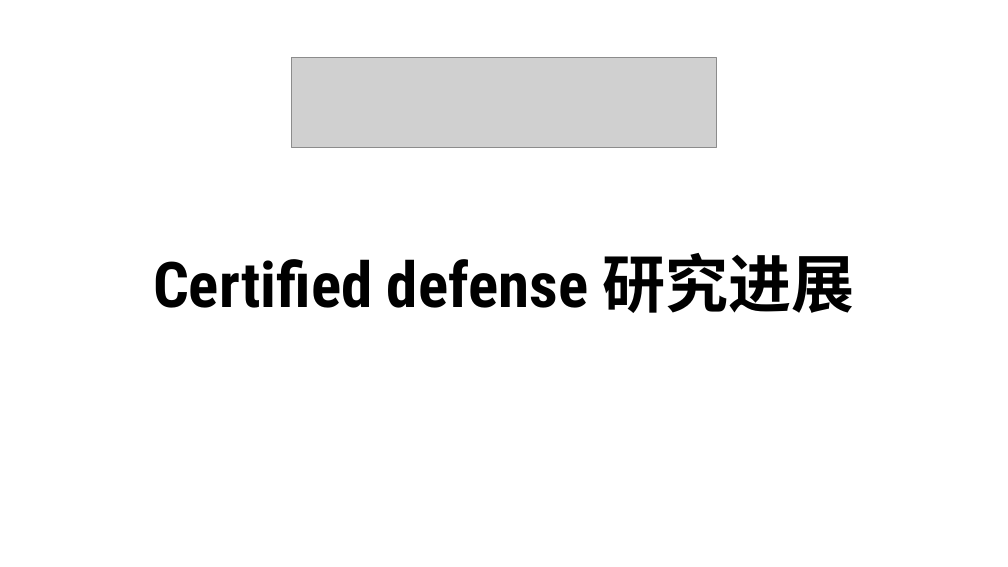
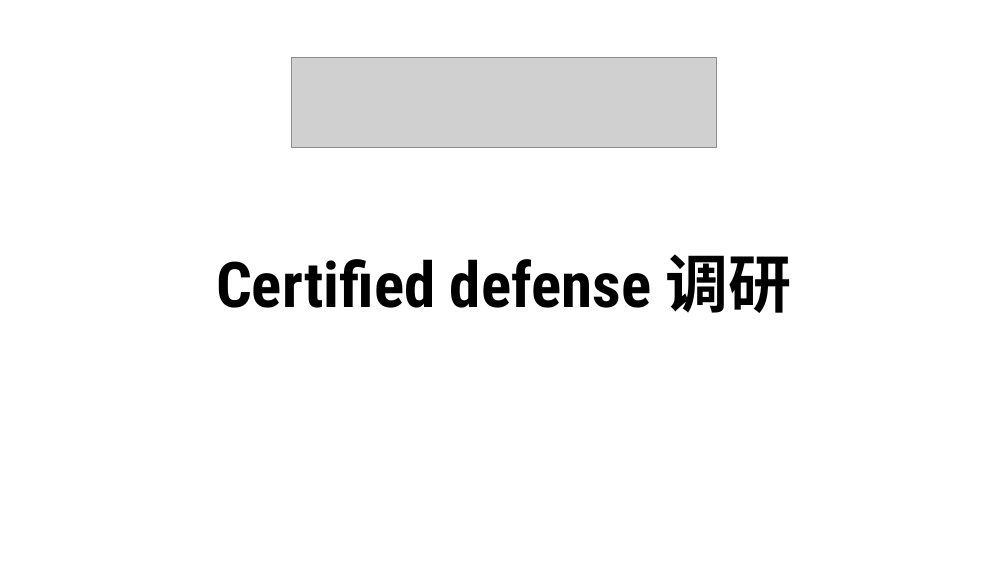
Before and after one commit to CRhapsody/Presentation_Slides, a slide deck: slide 1 of certified defense.pptx. Drawn at 1008x567 pixels with LibreOffice and Linux fonts; fonts in the diff are those of the drawing; grey boxes stand for pictures; background and template pictures are left out. Boxes give left, top, right and bottom in pixels: in the first picture for what was removed or moved away, otherwise in the second. Text is boxed around its words. In the diff, an @@ line names an element or a change of style, - is before the commit and + after.

Commit message:
'modified_certified_training'

```diff
--- a/certified defense.pptx
+++ b/certified defense.pptx
@@ title at [216, 254, 792, 313]: text changed @@
-Certified defense 研究进展
+Certified defense 调研
```
Also in this commit, not shown: 3 other slides changed, 8 slides added, 3 slides removed.
